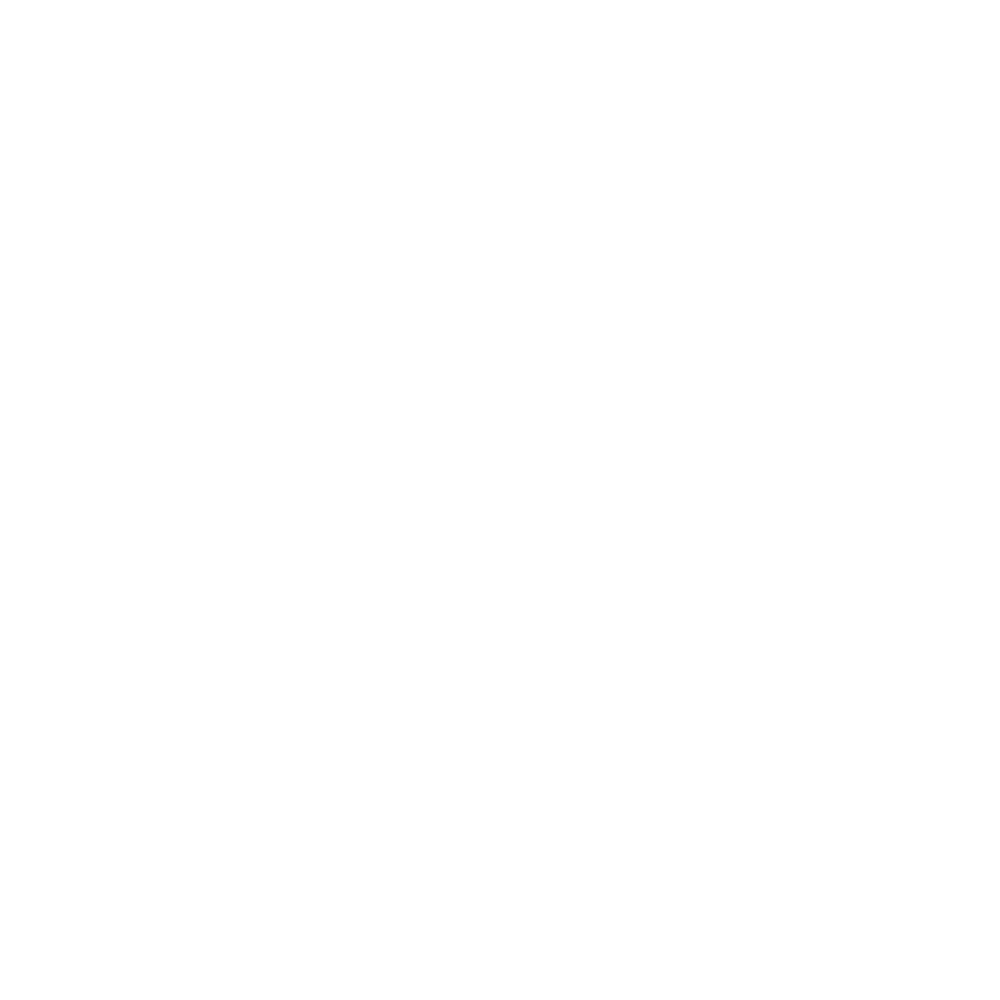
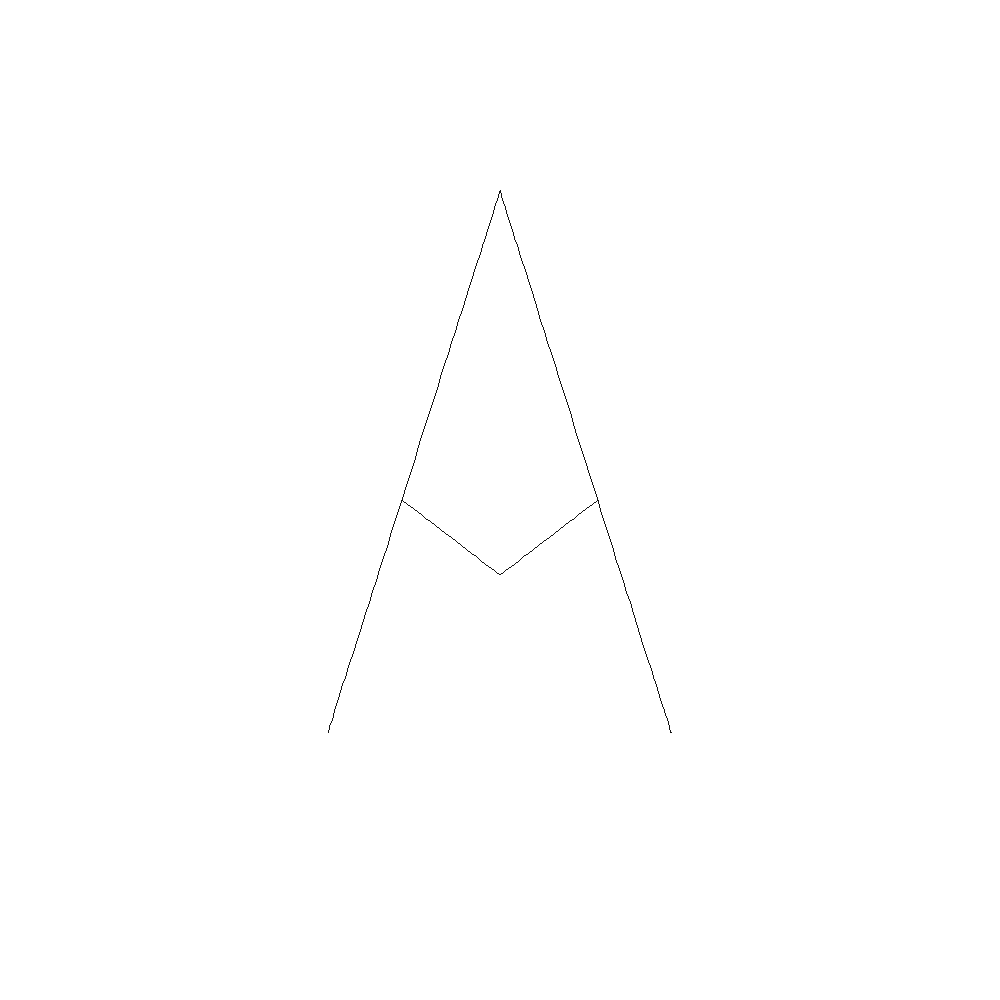
The second 1000 x 1000 image is a revision of the first. Changes to its layers:
painted on "图层 0" over [328, 190, 672, 733]
